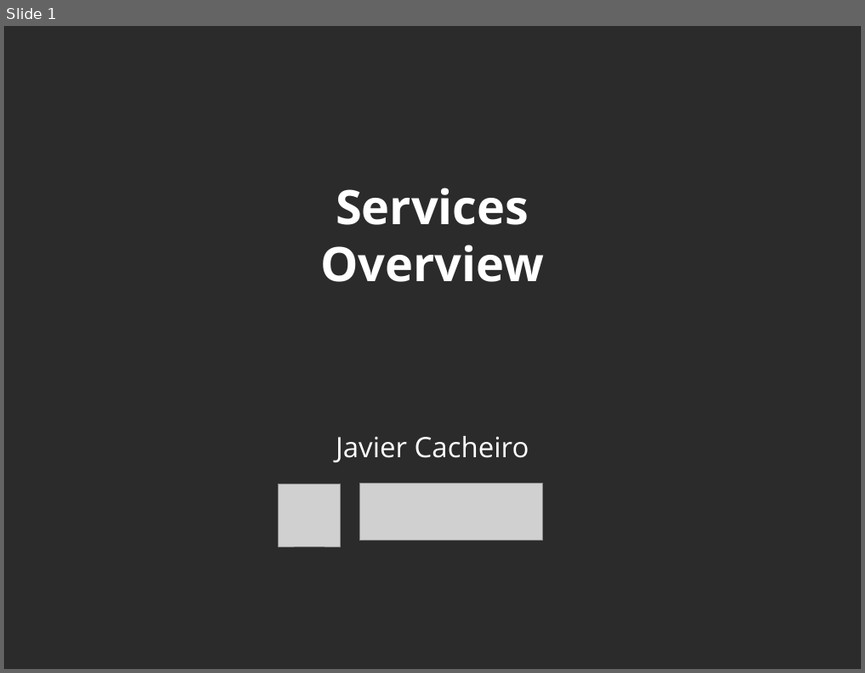
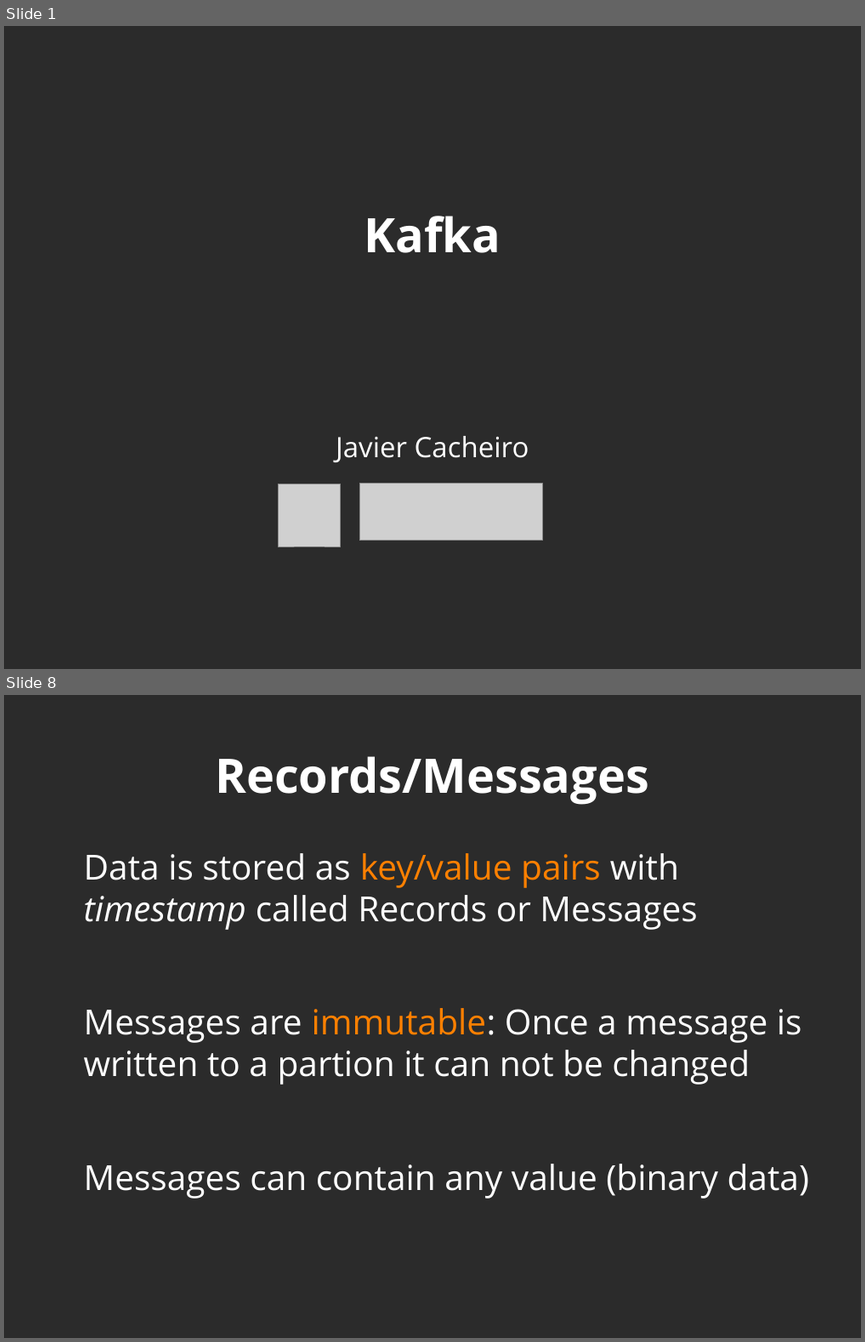
Before and after one commit to javicacheiro/pyspark_course, a slide deck: supplementary/kafka/unit_1_basic_concepts.odp. Shown one above the other, each under a label of ours: slide 1 before the commit, slides 1 and 8 after it; the slides between them are not shown. The pictures are 865x673 and 865x1342 pixels, drawn with LibreOffice and Linux fonts; fonts in the diff are those of the drawing; grey boxes stand for pictures; background and template pictures are left out; a plain dark background stands for a picture behind light text. Boxes give left, top, right and bottom in pixels: in the first picture for what was removed or moved away, otherwise in the second. Text is boxed around its words. In the diff, an @@ line names an element or a change of style, - is before the commit and + after.

Commit message:
kafka concepts

```diff
--- a/supplementary/kafka/unit_1_basic_concepts.odp
+++ b/supplementary/kafka/unit_1_basic_concepts.odp
@@ slide 8 added at (x1=4, y1=695, x2=861, y2=1338), background picture (left out) @@
@@ title added at (x1=215, y1=756, x2=649, y2=805), 44 pt, text #FFFFFF, bold @@
+Records/Messages
@@ text added at (x1=84, y1=853, x2=809, y2=1198), 32 pt, text #FFFFFF @@
+Data is stored as key/value pairs with timestamp called Records or Messages
+Messages are immutable: Once a message is written to a partion it can not be changed
+Messages can contain any value (binary data)
@@ slide 1 changed as well @@
@@ title at (x1=364, y1=216, x2=500, y2=253): text changed @@
-Services
-Overview
+Kafka
```
Also in this commit, not shown: 50 other slides added, 25 slides removed, 1 other file.
